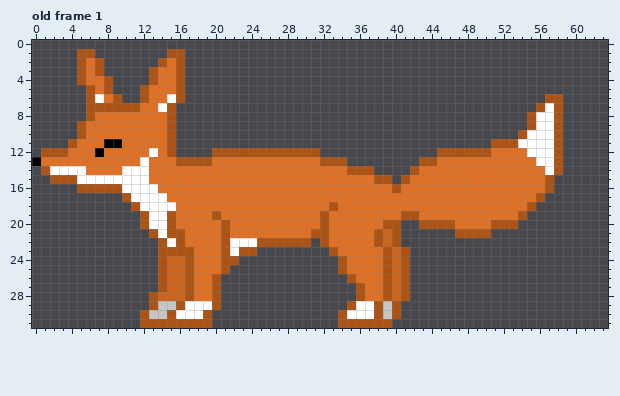
A pixel-art file gets an edit: Aseprite/Fox.aseprite. The picture above was drawn from the file before the commit.
64x32 pixels, 2 frames. Shown: old frame 1.
And afterwards:
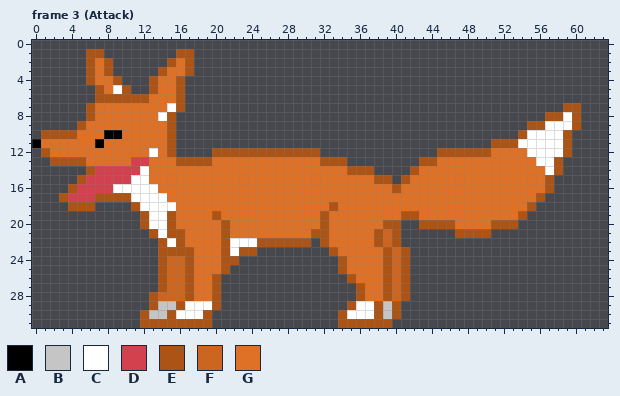
Palette (. is transparent): A #000000  B #c5c5c5  C #ffffff  D #d3404e  E #ac5316  F #cc651f  G #df7126
A new or re-ordered frame is compared with the old frame closest to it.
From old to new:
frames 2 -> 4
Changed rows in their new state; - is an unchanged pixel.
Frame 3 (Attack) is new; against old frame 1, layers "Legs", "레이어 1":
first column x 0:
 1 -----.-E-------.-E-------------------------------------------
 2 -----.EGE-----.EGE-------------------------------------------
 3 -----.EGE----.E-GE-------------------------------------------
 4 -----.E-GE---------------------------------------------------
 5 ------.EGCE-.E-----------------------------------------------
 6 ------.EE-EE---G-----------------------------------------..--
 7 -------GGGGG--GCE---------------------------------------...EE
 8 --------------C----------------------------------------..E-CE
 9 --------------------------------------------------------E-CCE
10 -EEEEG--AA------------------------------------------------CE-
11 AGGGG--AGG------------------------------------------------CE-
12 --GG---G--------------------------------------------------CE-
13 ..EEEE-----DD------------------------------------------------
14 -.....EDDDDD-------------------------------------------------
15 --...EDDDDD--------------------------------------------------
16 ----EDDDDC---------------------------------------------------
17 ---EDDDEEE---------------------------------------------------
18 ----EEE------------------------------------------------------
Boxes around the changes in both pictures, in picture pixels (x1, y1, x2, y2):
changed: (32, 49, 194, 211)
changed: (527, 94, 581, 157)
